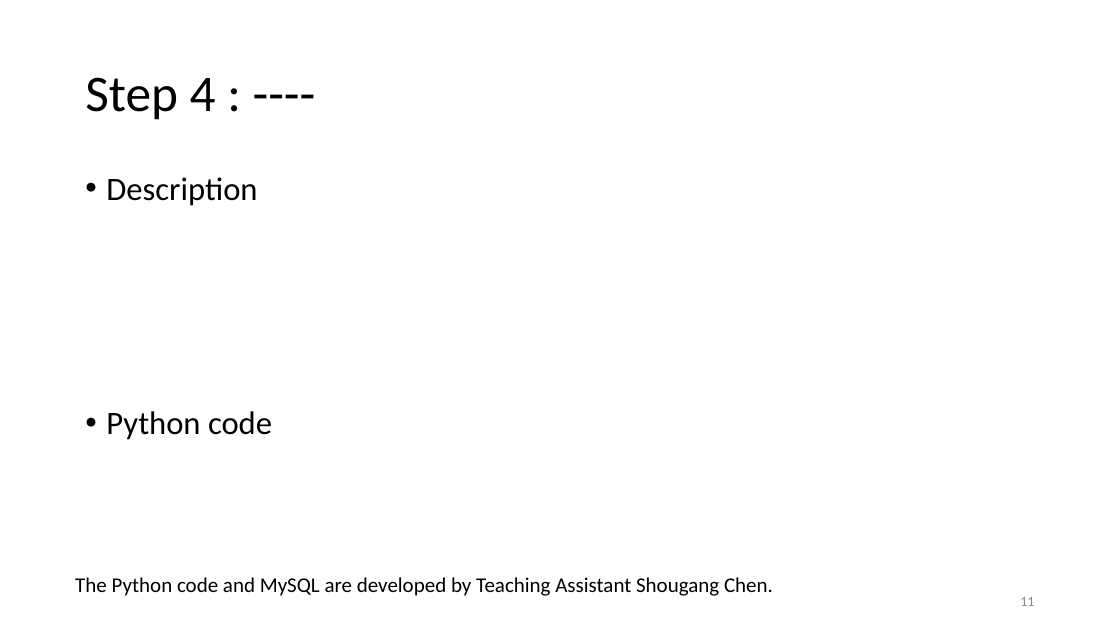
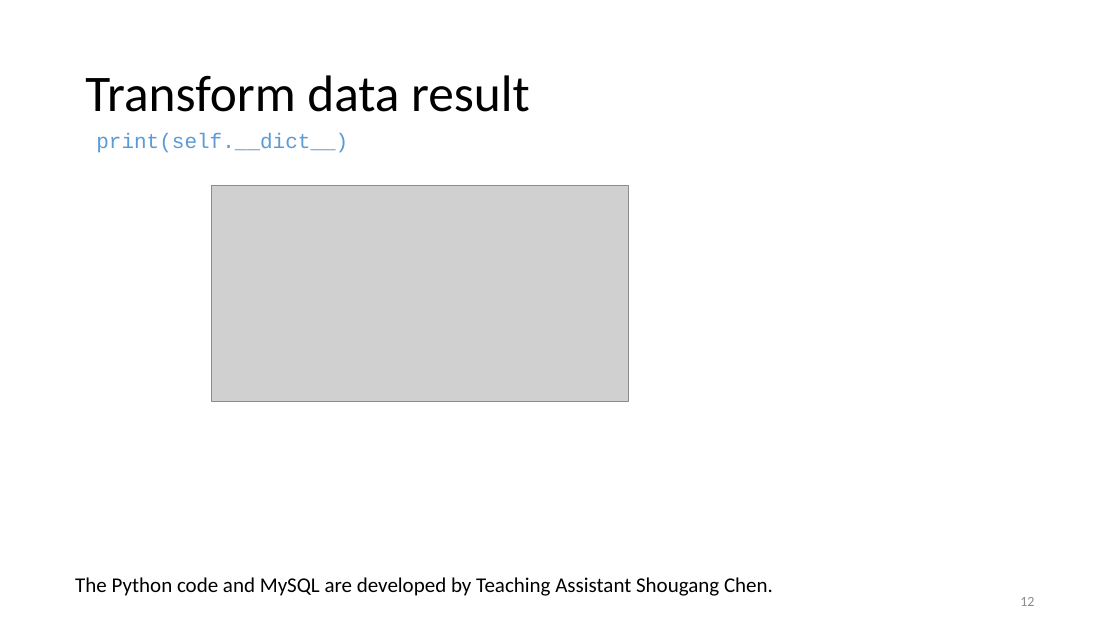
Before and after one commit to chensg/datasystems, a slide deck: slide 12 of doc/41091_etl_example_withScreenshotResults.pptx (slide 11 before the commit). Drawn at 1120x630 pixels with LibreOffice and Linux fonts; fonts in the diff are those of the drawing; grey boxes stand for pictures. Boxes give left, top, right and bottom in pixels: in the first picture for what was removed or moved away, otherwise in the second. Text is boxed around its words. In the diff, an @@ line names an element or a change of style, - is before the commit and + after.

```diff
--- a/doc/41091_etl_example_withScreenshotResults.pptx
+++ b/doc/41091_etl_example_withScreenshotResults.pptx
@@ title at bbox=[85, 75, 530, 112]: text changed @@
-Step 4 : ----
+Transform data result
@@ text added at bbox=[96, 133, 348, 153], 18 pt, text #5B9BD5 @@
+print(self.__dict__)
@@ text removed at bbox=[106, 177, 272, 440] @@
-• Description
-• Python code
@@ picture added at bbox=[212, 186, 628, 402] @@
@@ page number at bbox=[1020, 597, 1034, 606]: text changed @@
-11
+12
```
Also in this commit, not shown: 7 other slides changed, 2 slides added, 1 slide removed, 4 other files.
